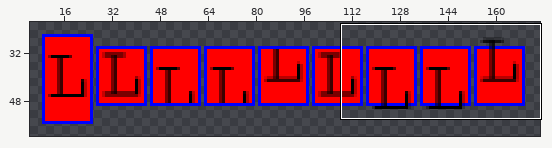
Two states of a sprite sheet, tests/TestFiles/Direct2D1/Controls/TextBlock/RestrictedHeight_VerticalAlign.expected.png. Above: a wide view before the commit, with the close-up outlined.
Close-up. The starting point:
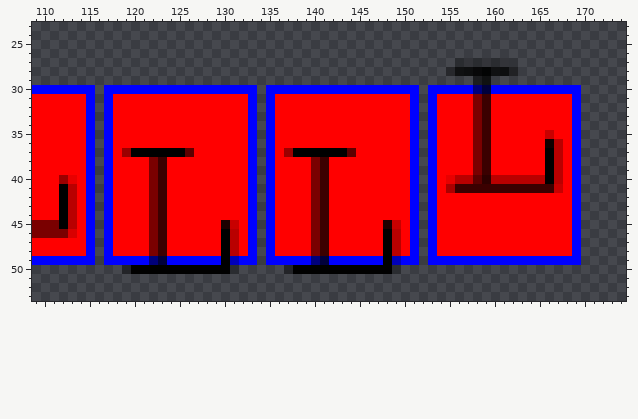
The file is 180x80 pixels. Pixels under 10% opacity are left out. Shown: x 109..174, y 23..53. The old version is drawn lined up with the new one. The wide view leaves out empty margins. The commit also changed other parts of the picture, which this record leaves out.
The result:
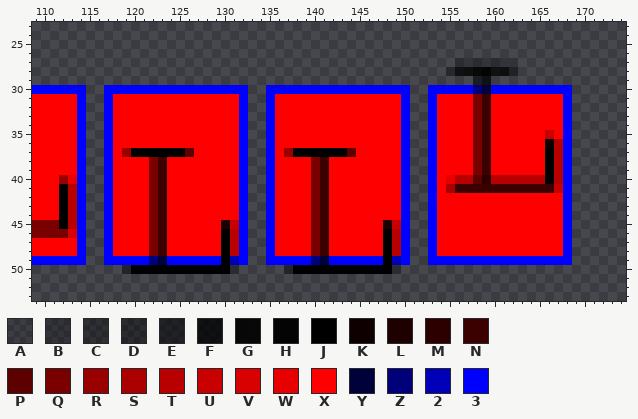
Palette (. is transparent): A #00000027  B #00000046  C #00000055  D #00000064  E #00000085  F #000000c4  G #000000e2  H #000000f0  J #000000  K #0f0000  L #1d0000  M #2d0000  N #3b0000  P #5c0000  Q #7a0000  R #9b0000  S #aa0000  T #b90000  U #c80000  V #d80000  W #e80000  X #ff0000  Y #00003b  Z #00007a  2 #0000b9  3 #0000ff
The exact change:
drawings rearranged on the sheet (the old picture shows each at its new place)
y 30: x 115 3 -> .; x 133 3 -> .; x 151 3 -> .; x 169 3 -> .
y 31..48: x 114..115 X3 -> 3.; x 132..133 X3 -> 3.; x 150..151 X3 -> 3.; x 168..169 X3 -> 3.
y 49: x 115 3 -> .; x 133 3 -> .; x 151 3 -> .; x 169 3 -> .
Boxes around the changes in both close-ups, in picture pixels (x1, y1, x2, y2):
changed: (77, 85, 95, 265)
changed: (239, 85, 257, 265)
changed: (401, 85, 419, 265)
changed: (563, 85, 581, 265)
